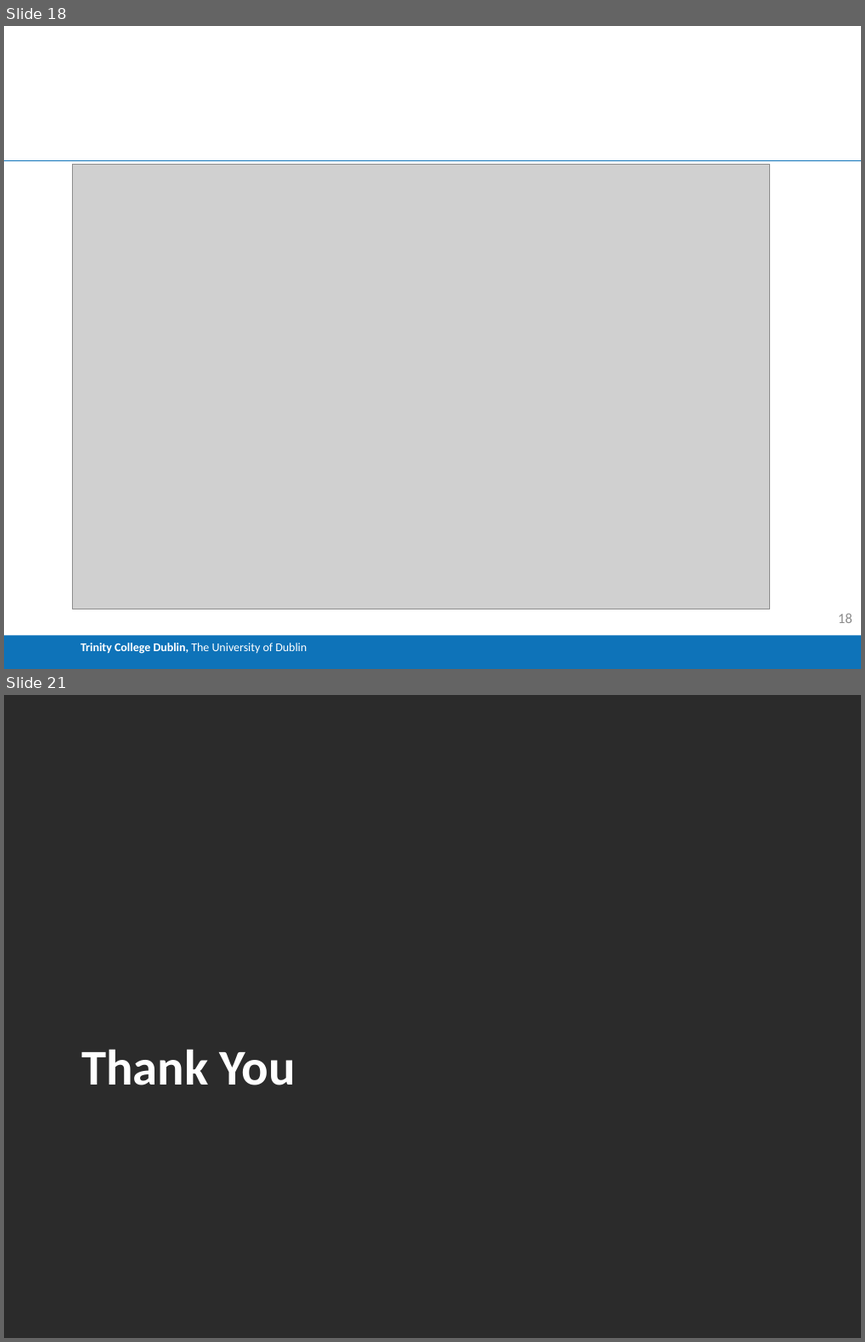
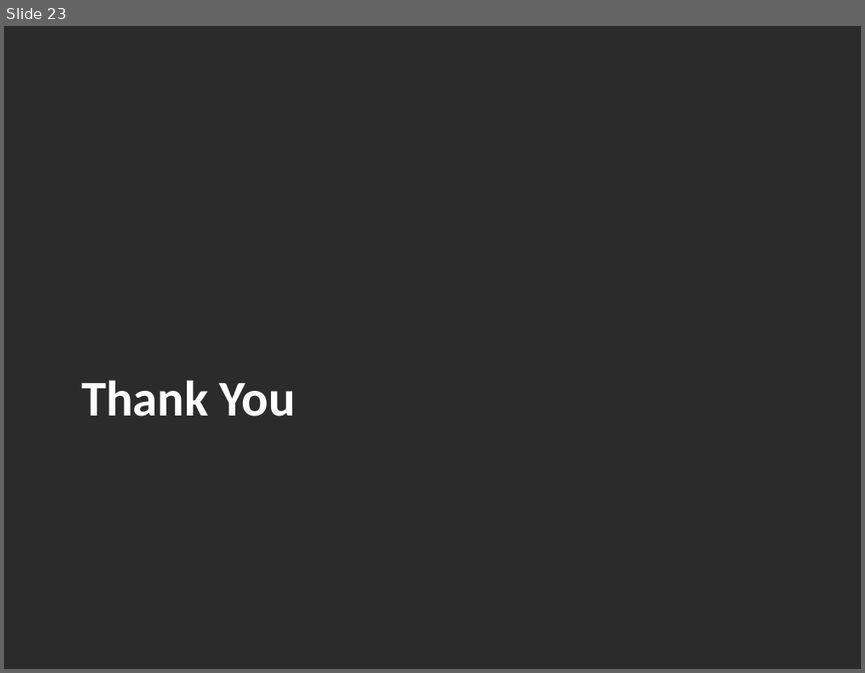
Before and after one commit to Buckley258/FYP, a slide deck: FYP_Demo.pptx. Shown one above the other, each under a label of ours: slides 18 and 21 before the commit, slide 23 after it; the slides between them are not shown. The pictures are 865x1342 and 865x673 pixels, drawn with LibreOffice and Linux fonts; fonts in the diff are those of the drawing; grey boxes stand for pictures; background and template pictures are left out; a plain dark background stands for a picture behind light text. Boxes give left, top, right and bottom in pixels: in the first picture for what was removed or moved away, otherwise in the second. Text is boxed around its words. In the diff, an @@ line names an element or a change of style, - is before the commit and + after.

```diff
--- a/FYP_Demo.pptx
+++ b/FYP_Demo.pptx
@@ slide 18 removed at (4, 26, 861, 669), background #FFFFFF @@
@@ line removed from (4, 160) to (861, 160) @@
@@ picture removed at (73, 164, 770, 608) @@
@@ rectangle removed at (4, 635, 861, 669) @@
-Trinity College Dublin, The University of Dublin
@@ page number removed at (838, 612, 852, 623) @@
-18
@@ what was slide 21 is now slide 23 @@
```
Also in this commit, not shown: 17 slides changed, 4 slides added, 2 other slides removed, 2 other files.
